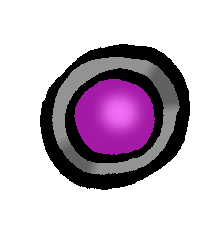
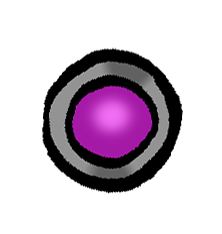
Before/after of a 222×234 layered artwork. What changed in the layer stack:
painted on "boton" over [40, 44, 190, 194]
